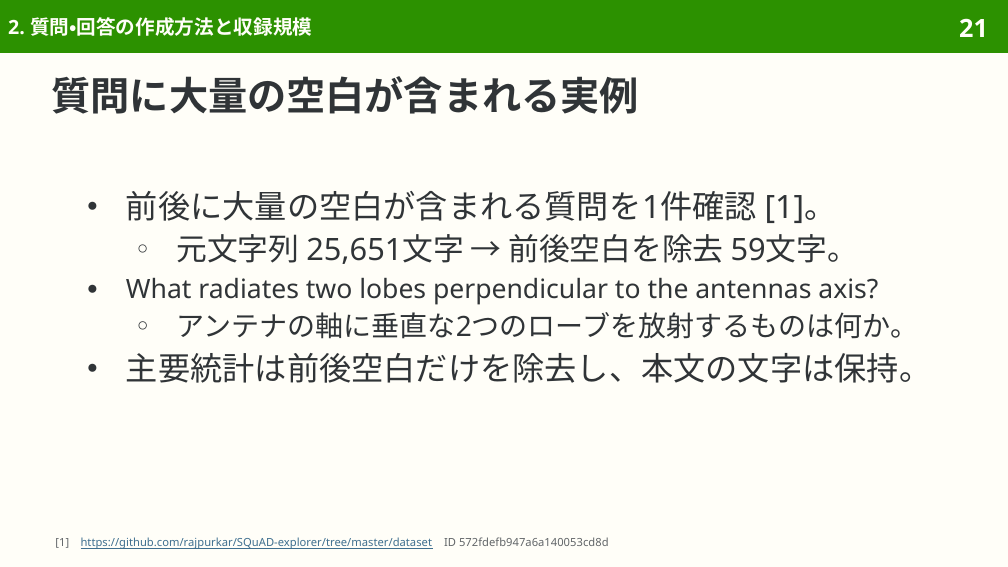
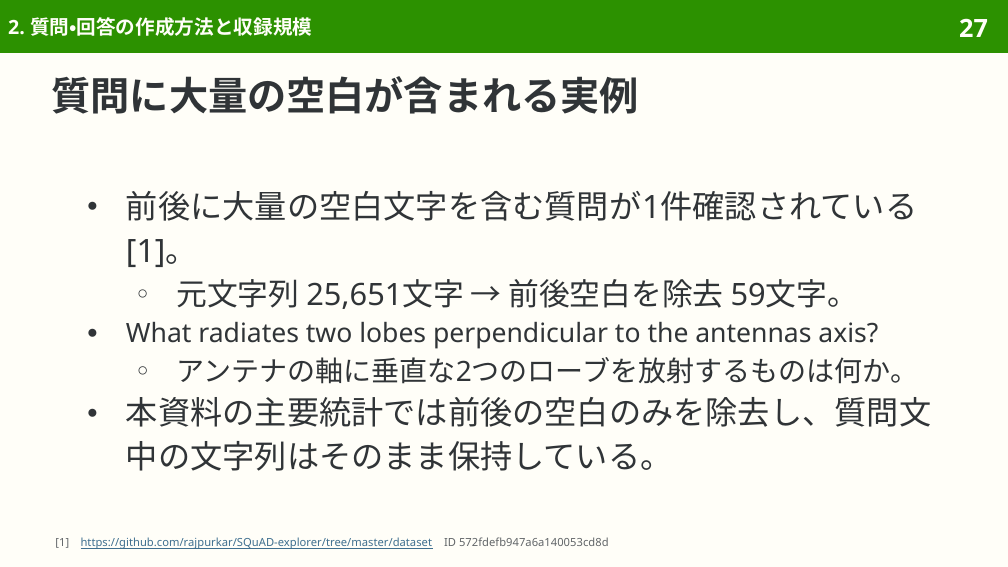
Before and after one commit to sasakiy84/datasets-in-10-minutes, a slide deck: slide 27 of slides/datasets-in-10-minutes-squad.pptx (slide 21 before the commit). Drawn at 1008x567 pixels with LibreOffice and Linux fonts; fonts in the diff are those of the drawing. Boxes give left, top, right and bottom in pixels: in the first picture for what was removed or moved away, otherwise in the second. Text is boxed around its words. In the diff, an @@ line names an element or a change of style, - is before the commit and + after.

```diff
--- a/slides/datasets-in-10-minutes-squad.pptx
+++ b/slides/datasets-in-10-minutes-squad.pptx
@@ page number at <box>959,18,988,37</box>: text changed @@
-21
+27
@@ text at <box>126,191,917,267</box>: text changed @@
-● 前後に大量の空白が含まれる質問を1件確認 [1]。
+● 前後に大量の空白文字を含む質問が1件確認されている [1]。
@@ text at <box>126,397,931,471</box>: text changed @@
-● 主要統計は前後空白だけを除去し、本文の文字は保持。
+● 本資料の主要統計では前後の空白のみを除去し、質問文中の文字列はそのまま保持している。
```
Also in this commit, not shown: 20 other slides changed, 7 other files.
